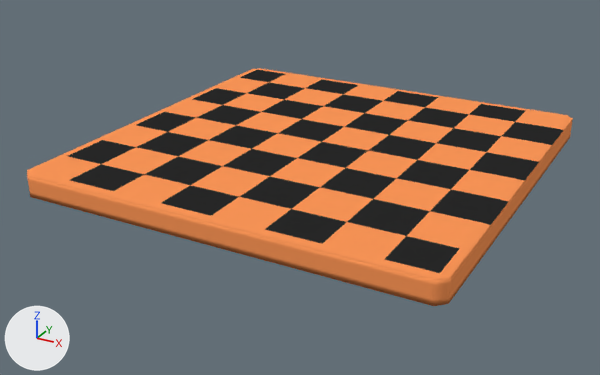
One commit to the Blender file static/models/checkerboard.blend: the scene before it, then after it.
The view is the same before and after, from a 50 mm camera at (15.4, -30.0, 13.1) aimed at (-0.5, -1.0, -1.4). The lights are fixed; the arrows at lower left show +X, +Y and +Z.

Before the edit, the objects in view are built like this:
```python
mat_spot = diffuse_material('Spot')
mat_spot.base_color = (0.022, 0.022, 0.022)  # black #292929
me_cube = bpy.data.meshes.new('Cube')
me_cube.from_pydata(...)  # 162 vertices, 160 faces; spans x -1.0..1.0, y -1.0..1.0, z -1.0..1.0
me_cube.polygons.foreach_set('use_smooth', [True] * 160)
# faces by material slot: [128, 32]
me_cube.materials.append(mat_board)  # orange #fd9758
me_cube.materials.append(mat_spot)  # black #292929
ob_cube = bpy.data.objects.new('Cube', me_cube)
ob_cube.location = (0.0, 0.0, 0.0)
ob_cube.scale = (8.8, 8.8, 0.5)
_m = ob_cube.modifiers.new('Subdivision', 'SUBSURF')
_m.subdivision_type = 'SIMPLE'
_m.levels = 2
_m = ob_cube.modifiers.new('Bevel', 'BEVEL')
_m.width = 0.04
_m.width_pct = 0.04
```
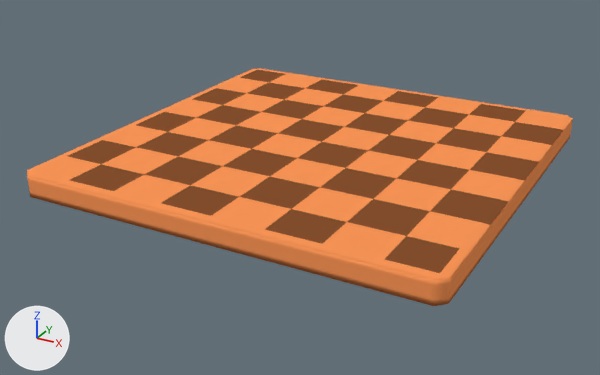
The change, as a list of edits to the scene's bpy script:
```text
Change mat_spot:
    mat_spot.base_color: (0.022, 0.022, 0.022) -> (0.24, 0.0805, 0.0279)  # black #292929 -> brown #86502f
```

Boxes (x1, y1, x2, y2) around the edits, measured in the pictures (600 x 375 px):
'Cube', recoloured (black to brown): (66, 68, 566, 276) in both
